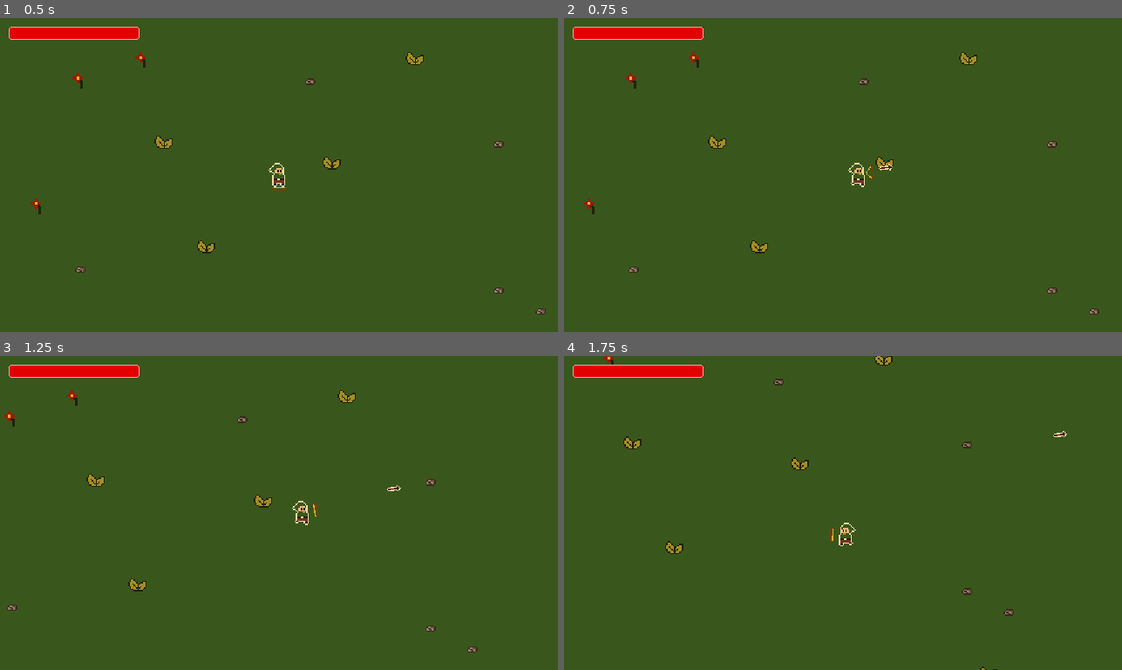
Above: before the commit, frames 1-4 (two rows, left to right).
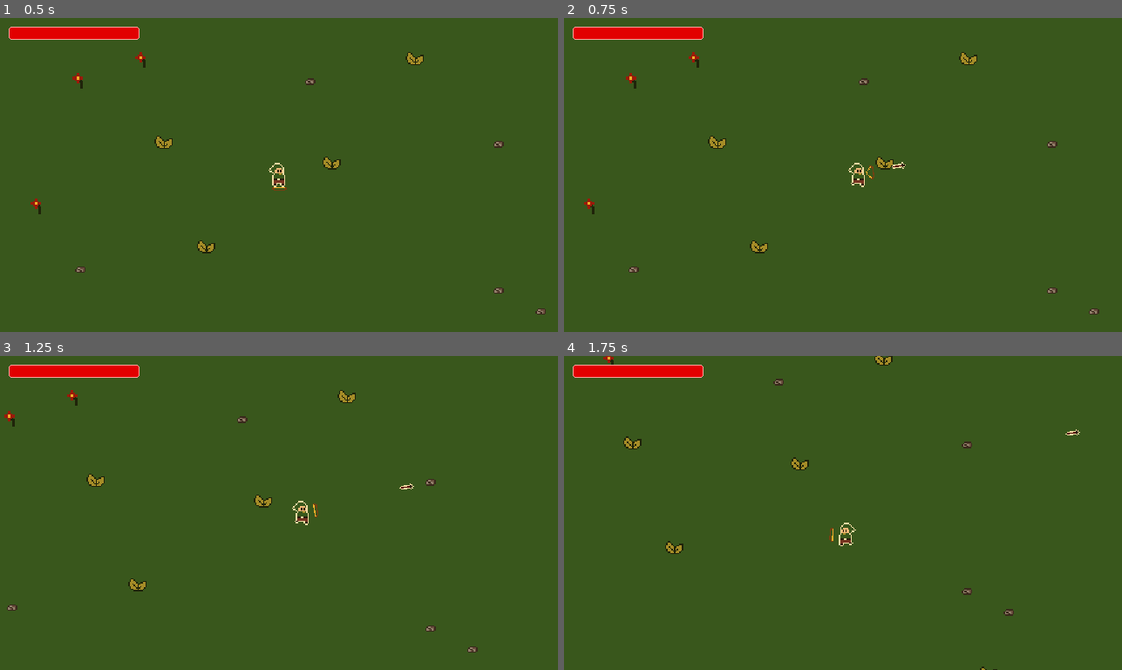
Above: after the commit, the same moments.

Repository: danilomacb/RAMter
Game: Godot game, scene res://Scenes/Game.tscn
The game is run twice, just before and just after one commit, with the same random seed, the same clock (stepped at 60 frames per second) and the same inputs.
Inputs (mouse positions are in pixels of both pictures, inside the frame that each line leads up to):
- Up to frame 1 (0.5 s): no input
- Up to frame 2 (0.75 s): tap Enter at 0.5 s; move the mouse to (965, 159) at 0.52 s; press the mouse at (965, 159) at 0.53 s; hold Right (MoveRight) from 0.53 s (still down)
- Up to frame 3 (1.25 s): keep holding Right (MoveRight)
- Up to frame 4 (1.75 s): move the mouse to (731, 528) at 1.27 s; release Right (MoveRight) at 1.28 s; release the mouse at (731, 528) at 1.28 s; hold Down (MoveDown) from 1.28 s (still down); click (731, 528) at 1.35 s

Frame 1 is identical in both runs. In frame 2, less than 0.1% of the frame differs, in the area x 56-62%, y 45-49%; in frame 3, less than 0.1%; in frame 4, less than 0.1%.

Commit message:
spawning arrows on bow pos

Diff:
--- a/Scripts/PlayerController.gd
+++ b/Scripts/PlayerController.gd
@@ -37,7 +37,7 @@
 		canShoot = false
 		timer.start()
 
-		upgrades.InstantiateArrows(global_position, get_node("/root/Game"), get_global_mouse_position())
+		upgrades.InstantiateArrows(bow.global_position, get_node("/root/Game"), get_global_mouse_position())
 		bow.play("Shoot")
 
 func _on_timer_timeout():
